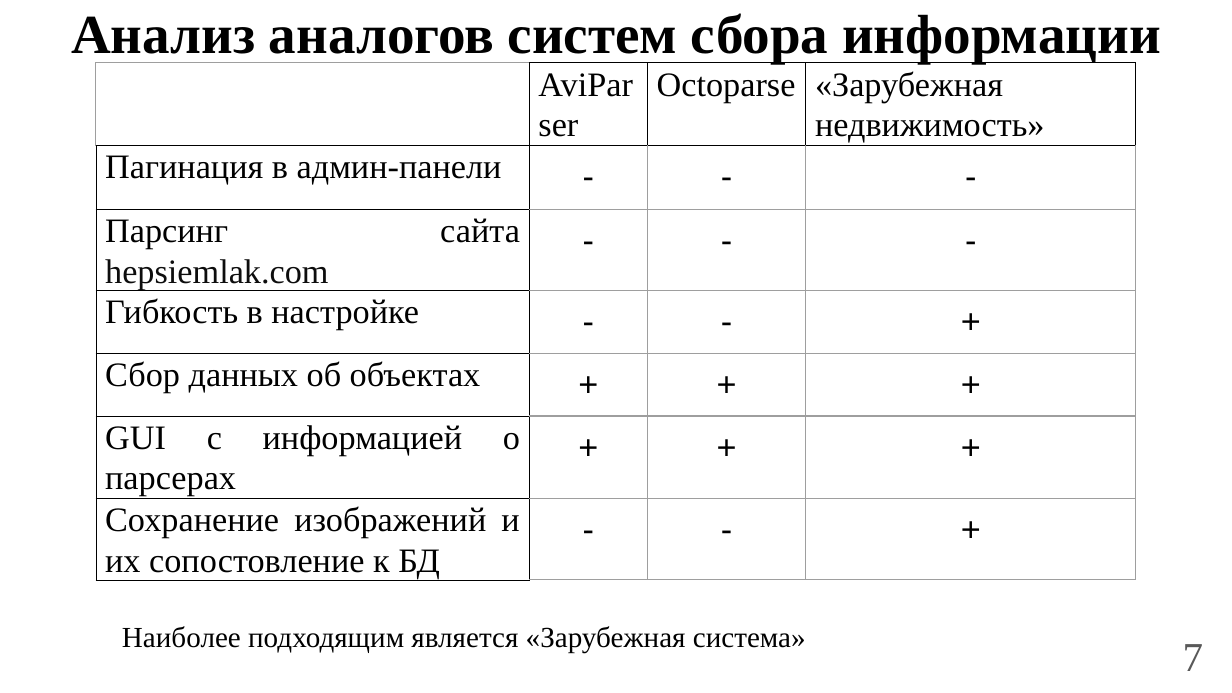
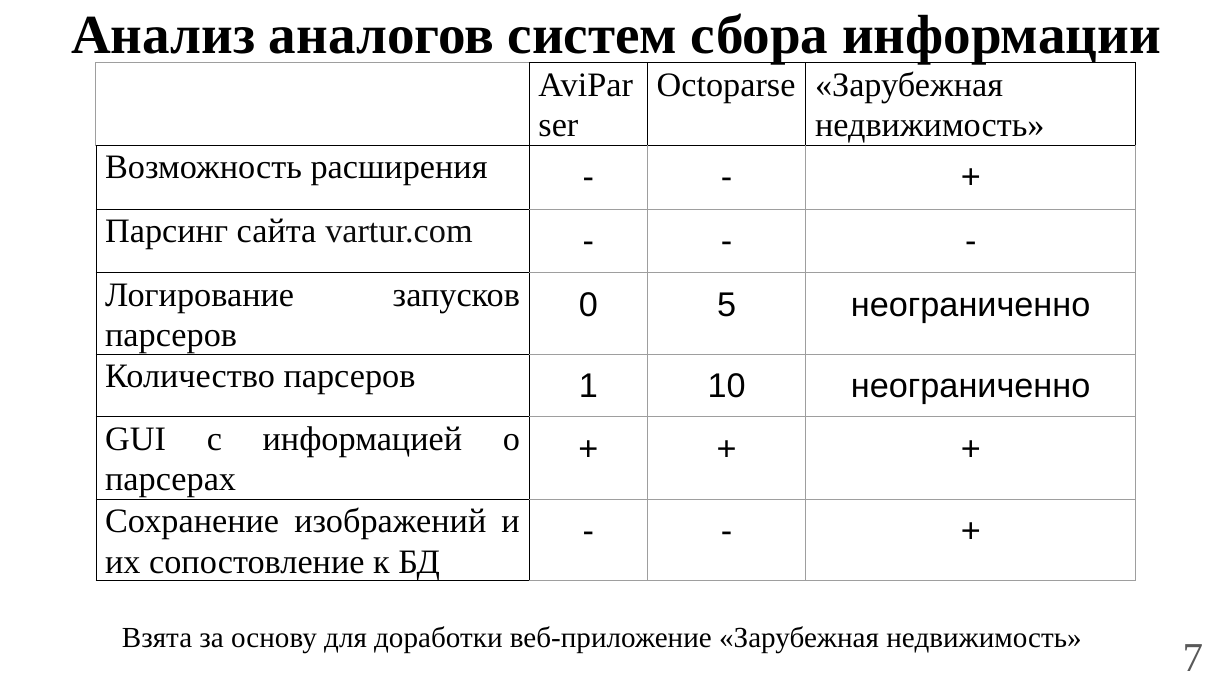
Before and after one commit to OkejoTM/Diploma, a slide deck: slide 7 of Presentation.pptx. Drawn at 1232x693 pixels with LibreOffice and Linux fonts; fonts in the diff are those of the drawing. Boxes give left, top, right and bottom in pixels: in the first picture for what was removed or moved away, otherwise in the second. Text is boxed around its words. In the diff, an @@ line names an element or a change of style, - is before the commit and + after.

```diff
--- a/Presentation.pptx
+++ b/Presentation.pptx
@@ table at (96, 63, 1137, 615) @@
-row 2, column 1: Пагинация в админ-панели
+row 2, column 1: Возможность расширения
-row 2, column 4: -
+row 2, column 4: +
-row 3, column 1: Парсинг сайта hepsiemlak.com
+row 3, column 1: Парсинг сайта vartur.com
-row 4: Гибкость в настройке | - | - | +
+row 4: Логирование запусков парсеров | 0 | 5 | неограниченно
-row 5: Сбор данных об объектах | + | + | +
+row 5: Количество парсеров | 1 | 10 | неограниченно
@@ text at (122, 626, 1081, 652): text changed @@
-Наиболее подходящим является «Зарубежная система»
+Взята за основу для доработки веб-приложение «Зарубежная недвижимость»
```
Also in this commit, not shown: 6 other slides changed, 6 slides added, 1 slide removed, 9 other files.
